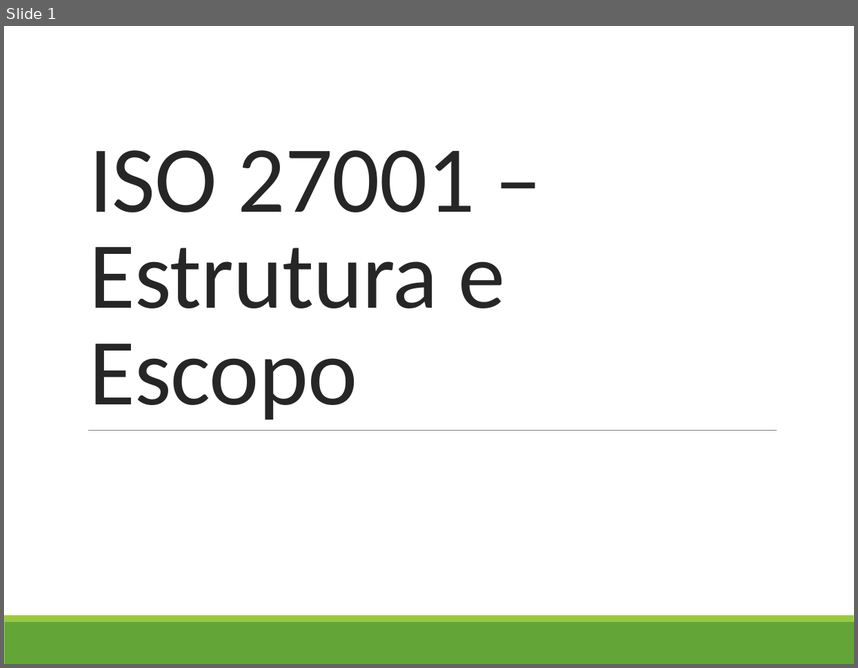
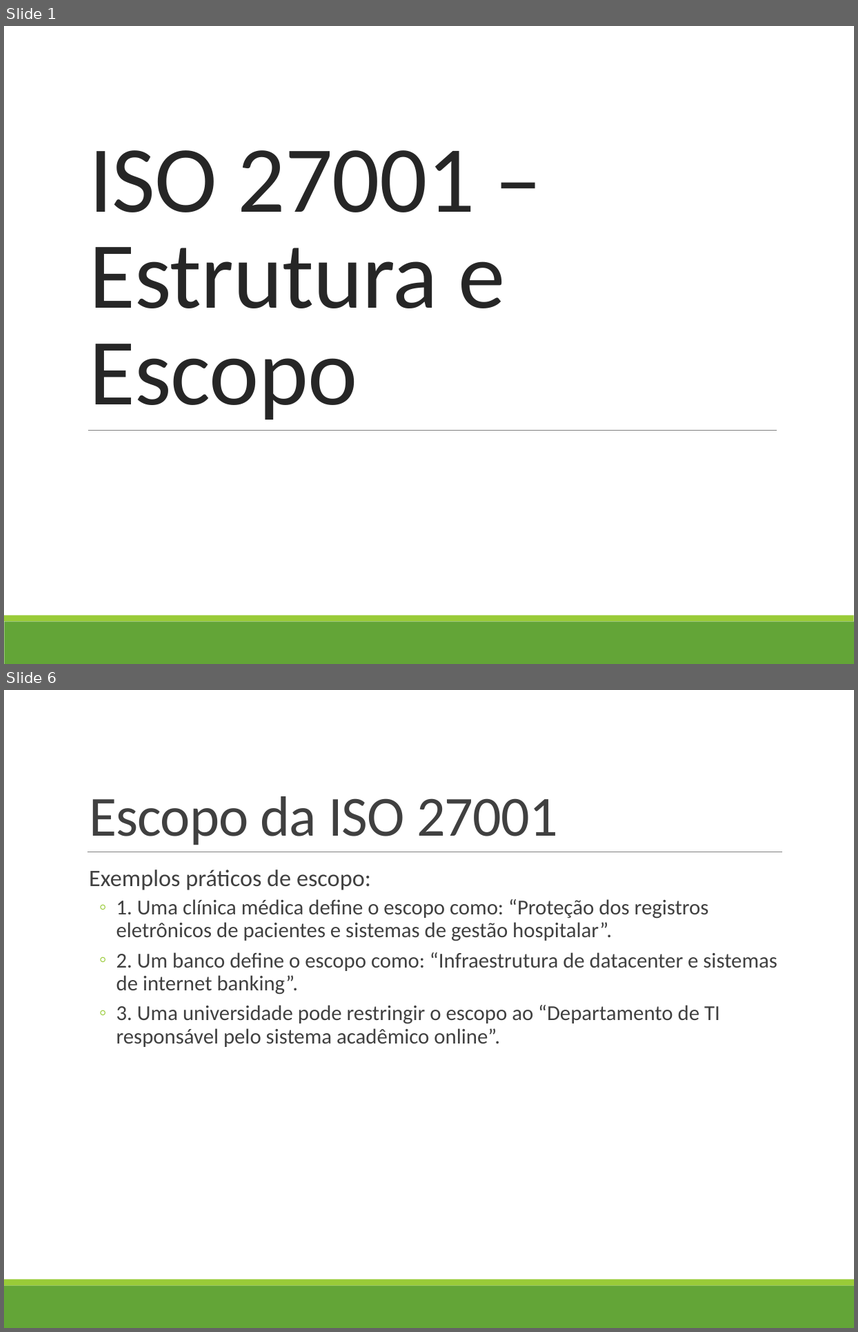
Before and after one commit to profAndreSouza/Material, a slide deck: Segurança da Informação/Aula-04-ISO27001-Estrutura-e-escopo.pptx. Shown one above the other, each under a label of ours: slide 1 before the commit, slides 1 and 6 after it; the slides between them are not shown. The pictures are 858x668 and 858x1332 pixels, drawn with LibreOffice and Linux fonts; fonts in the diff are those of the drawing. Boxes give left, top, right and bottom in pixels: in the first picture for what was removed or moved away, otherwise in the second. Text is boxed around its words. In the diff, an @@ line names an element or a change of style, - is before the commit and + after.

```diff
--- a/Segurança da Informação/Aula-04-ISO27001-Estrutura-e-escopo.pptx
+++ b/Segurança da Informação/Aula-04-ISO27001-Estrutura-e-escopo.pptx
@@ slide 6 added at (x1=4, y1=690, x2=854, y2=1328), background #FFFFFF; not listed: 2 template elements that a slide beside it also shows @@
@@ title added at (x1=89, y1=796, x2=558, y2=845), 48 pt, text #404040 @@
+Escopo da ISO 27001
@@ line added from (87, 851) to (782, 851), #808080 0.5 pt @@
@@ text added at (x1=89, y1=869, x2=777, y2=1047), 18 pt, text #404040 @@
+  Exemplos práticos de escopo:
+  ◦ 1. Uma clínica médica define o escopo como: “Proteção dos registros eletrônicos de pacientes e sistemas de gestão hospitalar”.
+  ◦ 2. Um banco define o escopo como: “Infraestrutura de datacenter e sistemas de internet banking”.
+  ◦ 3. Uma universidade pode restringir o escopo ao “Departamento de TI responsável pelo sistema acadêmico online”.
```
Also in this commit, not shown: 16 slides changed, 5 other slides added, 1 slide removed, 1 other file.
